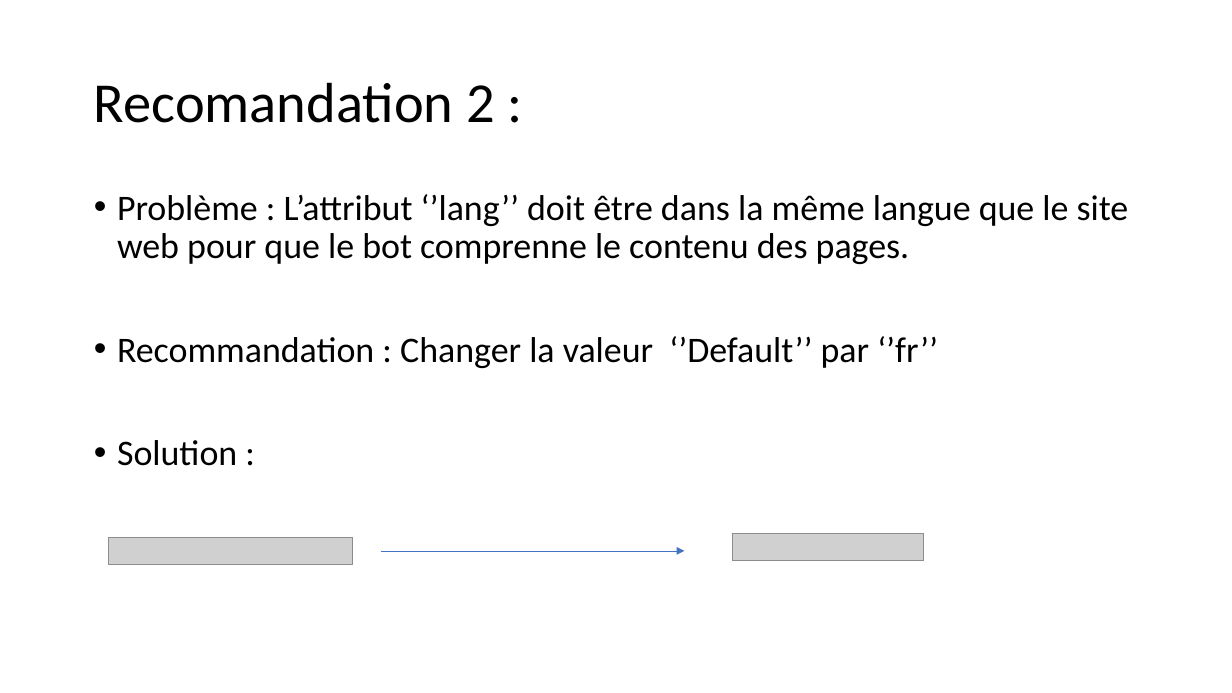
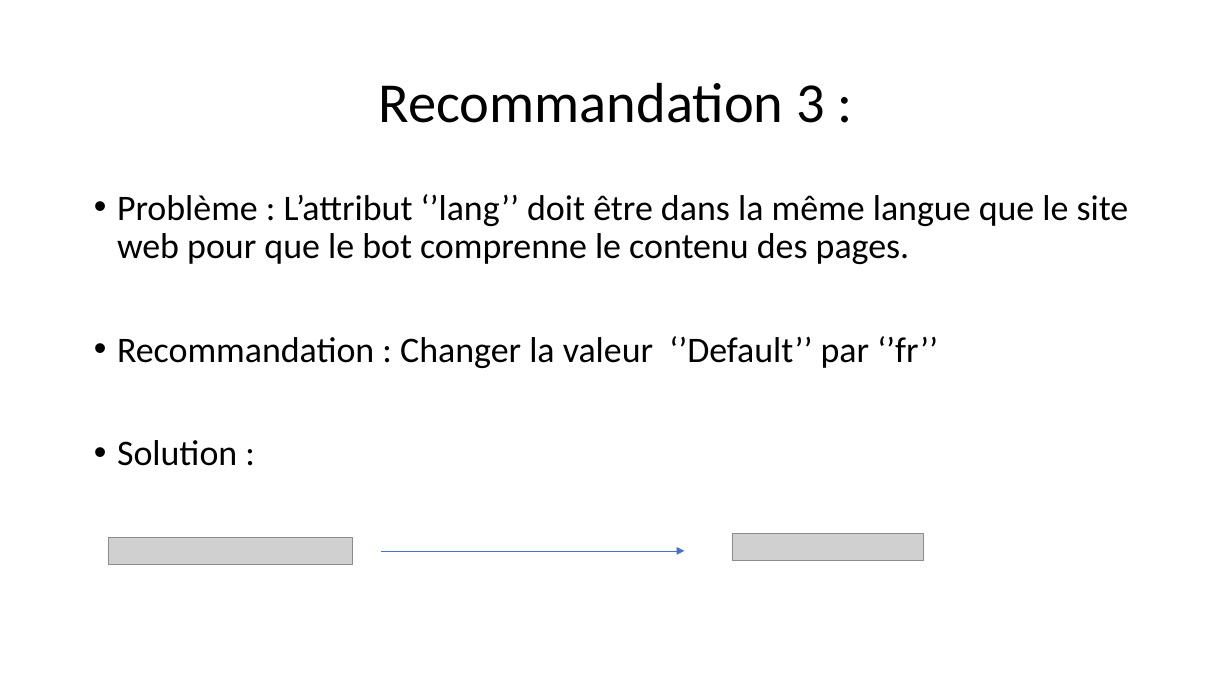
Before and after one commit to Nono-Le-Robot/TP04_Optimisez_un_site_web_existant, a slide deck: slide 6 of Ressources/Soutenance projet 04.pptx. Drawn at 1232x693 pixels with LibreOffice and Linux fonts; fonts in the diff are those of the drawing; grey boxes stand for pictures. Boxes give left, top, right and bottom in pixels: in the first picture for what was removed or moved away, otherwise in the second. Text is boxed around its words. In the diff, an @@ line names an element or a change of style, - is before the commit and + after.

```diff
--- a/Ressources/Soutenance projet 04.pptx
+++ b/Ressources/Soutenance projet 04.pptx
@@ title at (379, 82, 825, 123): text changed @@
-Recomandation 2 :
+Recommandation 3 :
```
Also in this commit, not shown: 11 other slides changed, 5 slides added, 7 slides removed, 2 other files.
